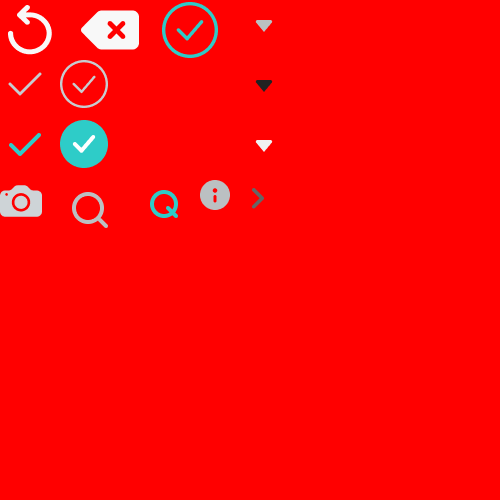
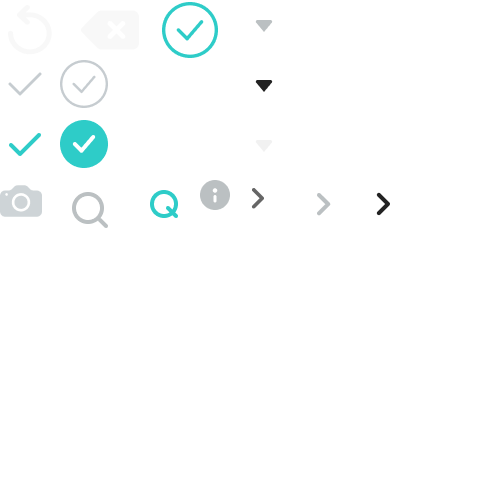
Revision of a layered (500, 500) image; what changed, layer by layer:
added group "그룹 1 복사" with 2 layers above "그룹 1" over left=360, top=180, right=408, bottom=228
added layer "레이어 1" (15th of 16, in "그룹 1 복사") in group "그룹 1 복사" over left=376, top=192, right=390, bottom=216
added group "그룹 1" (11th of 11) with 2 layers above "배경" over left=300, top=180, right=348, bottom=228
added layer "레이어 1" (16th of 16, in "그룹 1") in group "그룹 1" over left=317, top=193, right=331, bottom=216
hid "배경", painted on it over left=0, top=0, right=500, bottom=500
